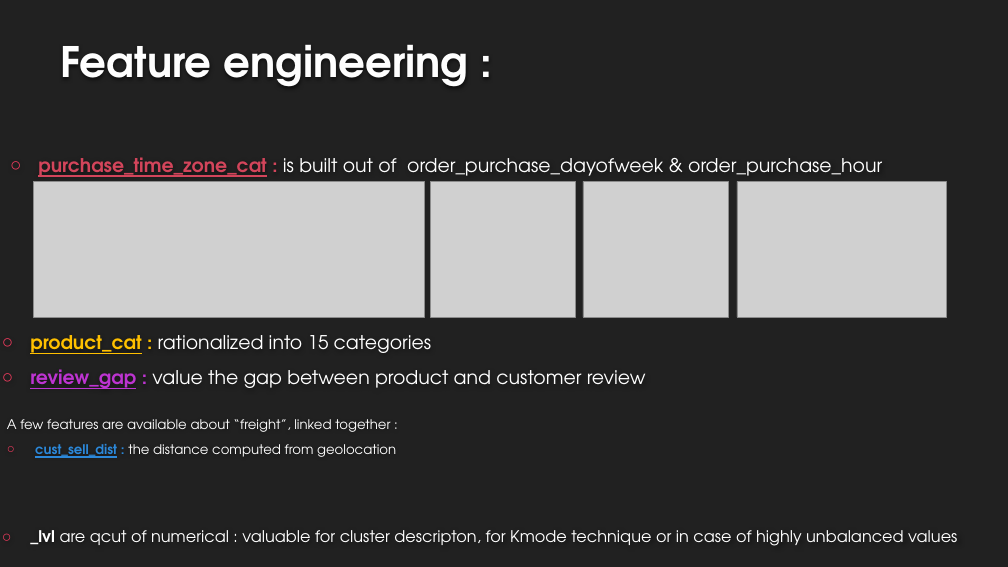
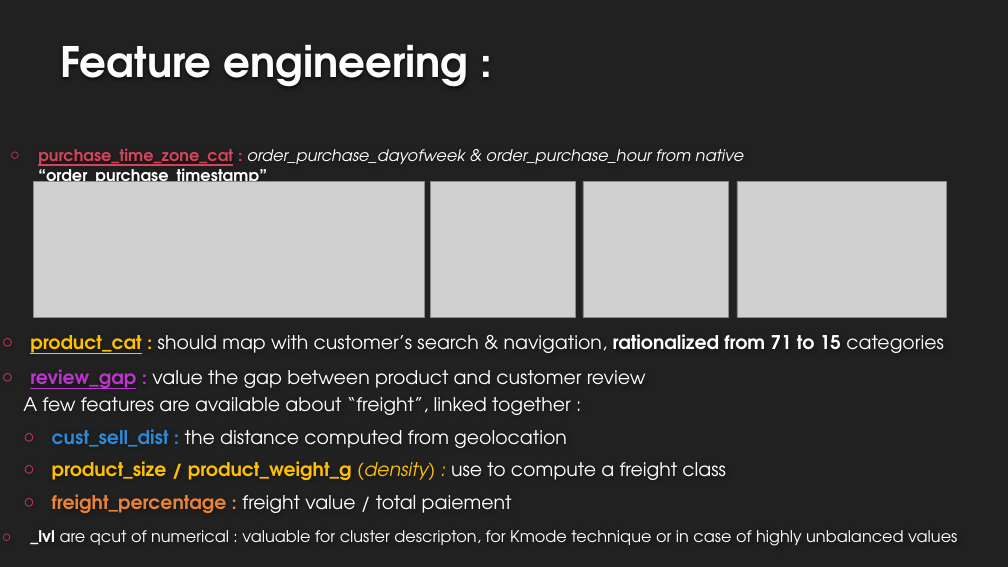
Before and after one commit to EtienneLardeur/P5_CustomerSegmentation, a slide deck: slide 6 of P5Olist_Présentation_initiale.pptx (slide 5 before the commit). Drawn at 1008x567 pixels with LibreOffice and Linux fonts; fonts in the diff are those of the drawing; grey boxes stand for pictures; background and template pictures are left out. Boxes give left, top, right and bottom in pixels: in the first picture for what was removed or moved away, otherwise in the second. Text is boxed around its words. In the diff, an @@ line names an element or a change of style, - is before the commit and + after.

```diff
--- a/P5Olist_Présentation_initiale.pptx
+++ b/P5Olist_Présentation_initiale.pptx
@@ text at [38,148,743,189]: text changed; size 18 to 15.3 pt; italic on @@
-○ purchase_time_zone_cat : is built out of order_purchase_dayofweek & order_purchase_hour
+○ purchase_time_zone_cat : order_purchase_dayofweek & order_purchase_hour from native “order_purchase_timestamp”
@@ text "A few features are available ...": place and size @@
-text "A few features are available ..." at [7,419,396,458]
+text "A few features are available ..." at [23,397,726,513]
@@ text at [30,334,943,354]: text changed @@
-○ product_cat : rationalized into 15 categories
+○ product_cat : should map with customer’s search & navigation, rationalized from 71 to 15 categories
@@ text at [23,397,571,448]: size 12.6 to 18 pt in "A few features are available about “freight”, ...", "cust_sell_dist : the distance computed from geolocation"; underline off in "cust_sell_dist"; more space between paragraphs @@
@@ text at [52,461,726,513]: paragraphs added @@
+○ product_size / product_weight_g (density) : use to compute a freight class
+○ freight_percentage : freight value / total paiement
```
Also in this commit, not shown: 5 other slides changed, 2 slides added, 1 slide removed.
